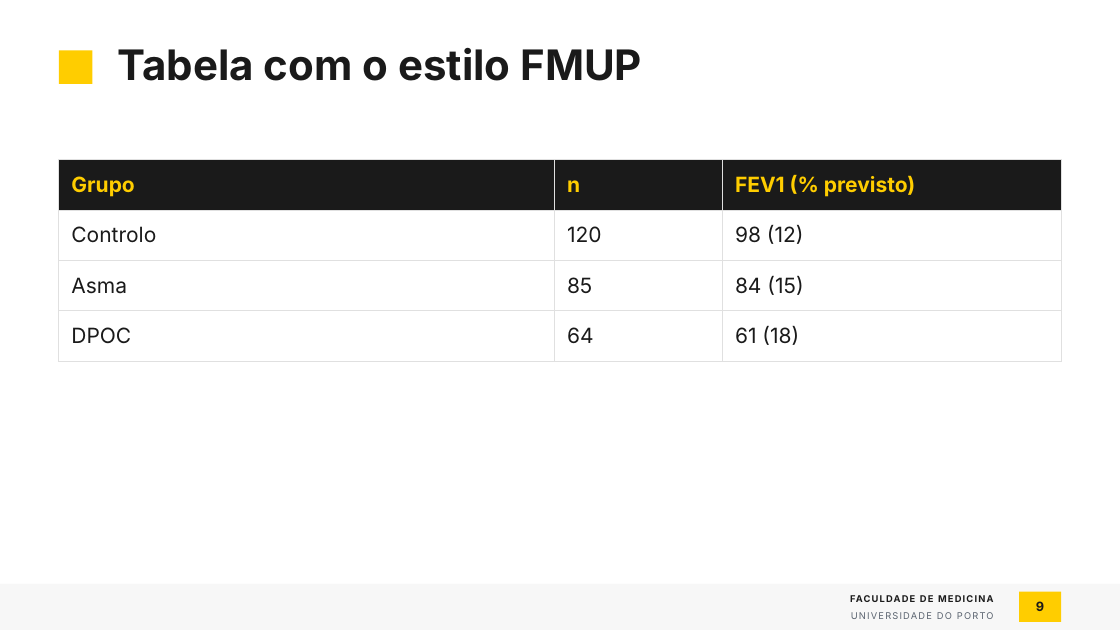
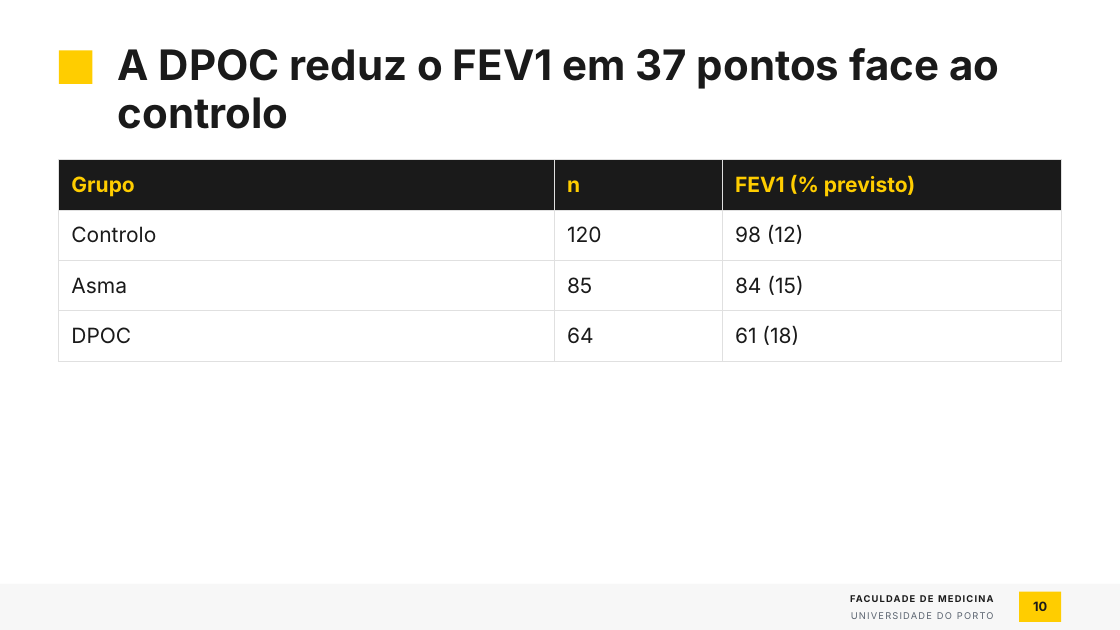
Before and after one commit to tiagojct/quarto-fmup, a slide deck: slide 10 of pptx/fmup-exemplo.pptx (slide 9 before the commit). Drawn at 1120x630 pixels with LibreOffice and Linux fonts; fonts in the diff are those of the drawing; background and template pictures are left out. Boxes give left, top, right and bottom in pixels: in the first picture for what was removed or moved away, otherwise in the second. Text is boxed around its words. In the diff, an @@ line names an element or a change of style, - is before the commit and + after.

```diff
--- a/pptx/fmup-exemplo.pptx
+++ b/pptx/fmup-exemplo.pptx
@@ title at (x1=118, y1=48, x2=999, y2=129): text changed @@
-Tabela com o estilo FMUP
+A DPOC reduz o FEV1 em 37 pontos face ao controlo
@@ page number at (x1=1033, y1=601, x2=1047, y2=611): text changed @@
-9
+10
```
Also in this commit, not shown: 9 other slides changed, 8 slides added, 2 slides removed, 5 other files.
